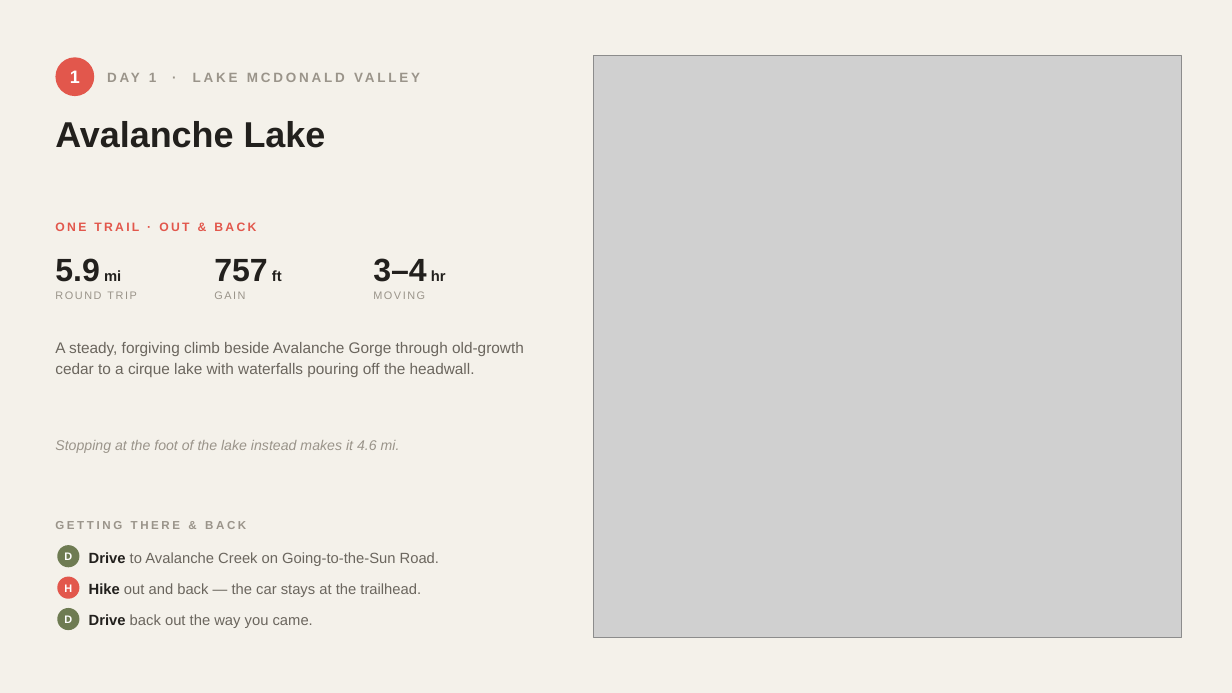
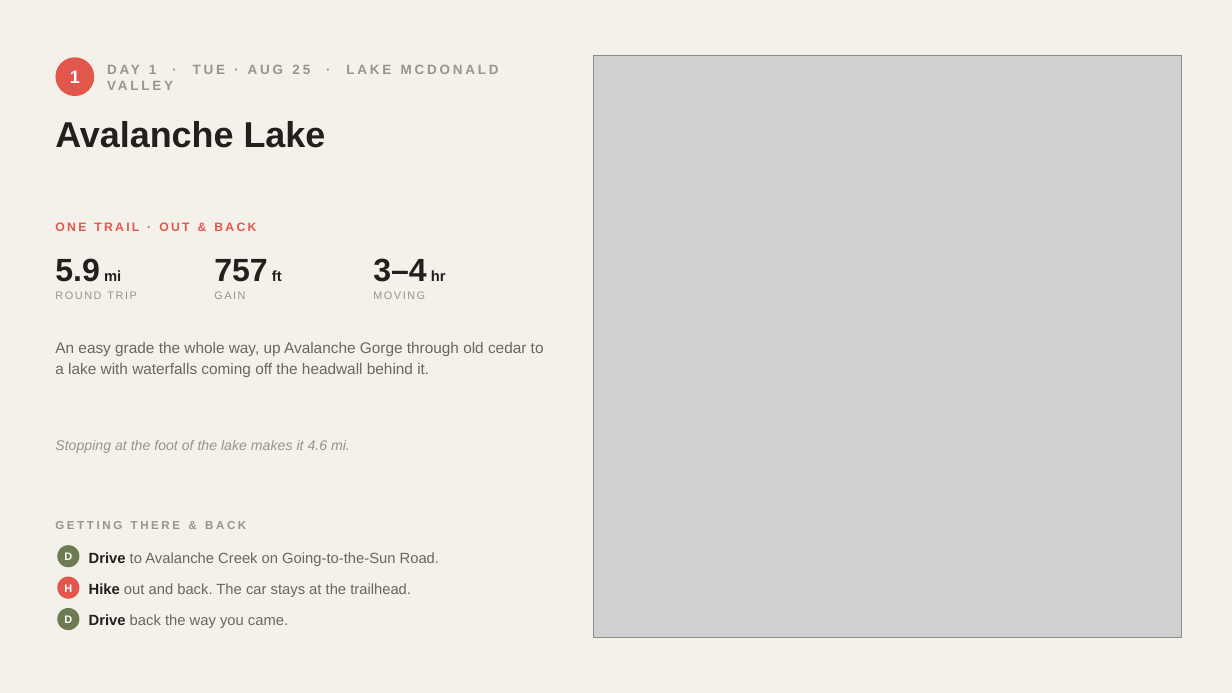
Before and after one commit to ananatalie828-prog/paper-trail, a slide deck: slide 3 of hikes/slides/glacier-hikes.pptx. Drawn at 1232x693 pixels with LibreOffice and Linux fonts; fonts in the diff are those of the drawing; grey boxes stand for pictures. Boxes give left, top, right and bottom in pixels: in the first picture for what was removed or moved away, otherwise in the second. Text is boxed around its words. In the diff, an @@ line names an element or a change of style, - is before the commit and + after.

```diff
--- a/hikes/slides/glacier-hikes.pptx
+++ b/hikes/slides/glacier-hikes.pptx
@@ text at (x1=149, y1=65, x2=499, y2=74): text changed @@
-DAY 1 · LAKE MCDONALD VALLEY
+DAY 1 · TUE · AUG 25 · LAKE MCDONALD VALLEY
@@ text at (x1=55, y1=342, x2=544, y2=377): text changed @@
-A steady, forgiving climb beside Avalanche Gorge through old-growth cedar to a cirque lake with waterfalls pouring off the headwall.
+An easy grade the whole way, up Avalanche Gorge through old cedar to a lake with waterfalls coming off the headwall behind it.
@@ text at (x1=55, y1=440, x2=350, y2=453): text changed @@
-Stopping at the foot of the lake instead makes it 4.6 mi.
+Stopping at the foot of the lake makes it 4.6 mi.
@@ text at (x1=89, y1=583, x2=411, y2=597): text changed @@
-Hike out and back — the car stays at the trailhead.
+Hike out and back. The car stays at the trailhead.
@@ text at (x1=89, y1=614, x2=288, y2=628): text changed @@
-Drive back out the way you came.
+Drive back the way you came.
```
Also in this commit, not shown: 5 other slides changed, 19 other files.
